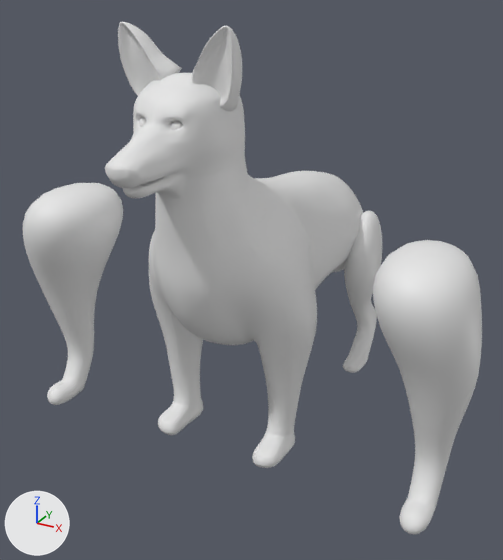
What one commit did to the Blender file German Shepherd Dog.blend.
Both versions are drawn from a 50 mm camera at (5.6, -9.19, 8.09) aimed at (-0.11, 1.19, 2.9). Arrows for +X, +Y and +Z are at lower left; the lights stay in place.

The scene before the commit, as lines of its bpy script (objects in view):
```python
ob_back_legs_left_001 = bpy.data.objects.new('Back Legs_Left.001', me_cube_004)
ob_back_legs_left_001.location = (0.8, 4.23, -0.08)
ob_back_legs_left_001.rotation_euler = (-0.717, 0.0, 0.012)  # degrees (-41, 0, 0.7)
ob_back_legs_left_001.scale = (0.137, 0.137, 0.137)
ob_dog = bpy.data.objects.new('Dog', me_plane_001)
ob_dog.location = (-0.03, -2.49, 5.59)
ob_dog.rotation_euler = (1.571, 0.0, 3.142)  # degrees (90, 0, 180)
ob_dog.scale = (0.158, 0.158, 0.158)
ob_ears = bpy.data.objects.new('Ears', me_cube)
ob_ears.location = (0.47, -0.86, 6.75)
ob_ears.rotation_euler = (0.316, 0.198, 0.0644)  # degrees (18, 11, 3.7)
ob_ears.scale = (0.387, 0.387, 0.387)
ob_eye = bpy.data.objects.new('eYE', me_plane_002)
ob_eye.location = (0.23, -1.46, 6.21)
ob_eye.rotation_euler = (-1.571, -1.571, 0.0)  # degrees (-90, -90, 0)
ob_eye.scale = (0.273, 0.273, 0.273)
ob_front_legs = bpy.data.objects.new('Front legs', me_cube_001)
ob_front_legs.location = (3.7, 0.2, 1.96)
ob_front_legs.scale = (0.249, 0.249, 0.249)
```
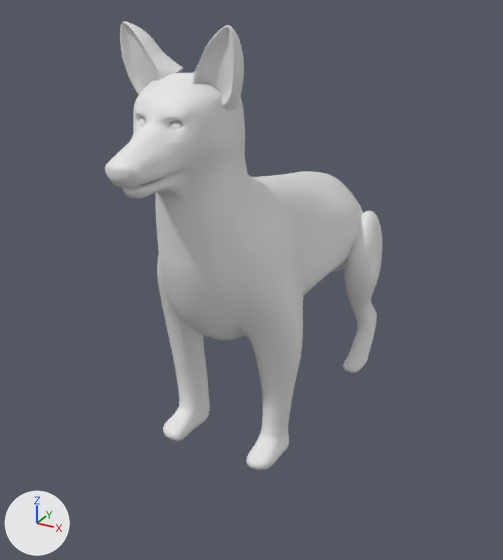
Edits to the bpy script that builds the scene:
```text
Change me_plane_001:
    used by ob_dog; location = (-0.03, -2.49, 5.59); rotation_euler = (1.571, 0.0, 3.142), in degrees (90, 0, 180); scale = (0.158, 0.158, 0.158)
    remove me_plane_001.from_pydata(...)  # 584 vertices, 532 faces; spans x -10.0..0.0, y -35.0..7.9, z -0.4..43.9
    add me_plane_001.from_pydata(...)  # 616 vertices, 562 faces; spans x -8.8..0.0, y -35.6..12.3, z -0.4..43.9
    me_plane_001 part 1: a new loose piece of 32 vertices spanning x -6.0..-0.8, y 4.2..12.3, z 8.4..13.0
    me_plane_001 part 2
    32 vertices are removed from x -8.4..-4.8, y -35.0..-32.1, z 12.3..18.6
    40 faces are deleted
    16 vertices in x -8.7..-4.6, y -29.3..-6.9, z 14.1..19.7 move by (0.7, 0.0, 0.0)
    9 vertices in x -8.2..-5.2, y -29.3..-7.3, z 12.5..20.4 move by (0.8, 0.0, 0.0)
    8 vertices in x -8.0..-4.3, y -34.7..-32.1, z 16.4..20.3 move by (0.7, -0.6, 0.0)
    4 vertices in x -7.9..-5.8, y -35.0..-32.1, z 16.1..19.2 move by (0.8, -0.6, 0.0)
    3 vertices in x -4.4..-3.8, y -21.4..-21.1, z 21.5..29.5 move by (0.5, 0.8, -0.1)
    3 vertices in x -6.6..-2.9, y -15.7..-7.8, z 22.8..36.6 move by (0.6, 0.0, -0.1)
    164 vertices move from x -10.0..0.0, y -34.8..0.1, z 5.2..43.3 to x -8.8..0.0, y -35.3..0.2, z 5.2..43.1
    32 vertices are added at x -7.7..-4.1, y -35.6..-32.7, z 12.3..18.6
    40 new faces join them
Change ob_front_legs:
    add ob_front_legs.hide_set(True)
```

Changed parts and their boxes (x1, y1, x2, y2) in the pictures (503 x 560 px; the box of a moved part takes in the faces that stretch with it):
'Dog', reshaped (14% taller)
    before: (105, 73, 363, 468)
    after: (105, 21, 363, 470)
'Front legs', hidden
    before: (23, 183, 482, 535)
'Ears', no longer drawn
    before: (118, 22, 242, 111)
part 1 of me_plane_001, added
    after: (120, 21, 244, 111)
part 2 of me_plane_001, moved or reshaped
    before: (149, 171, 362, 468)
    after: (155, 171, 361, 470)
